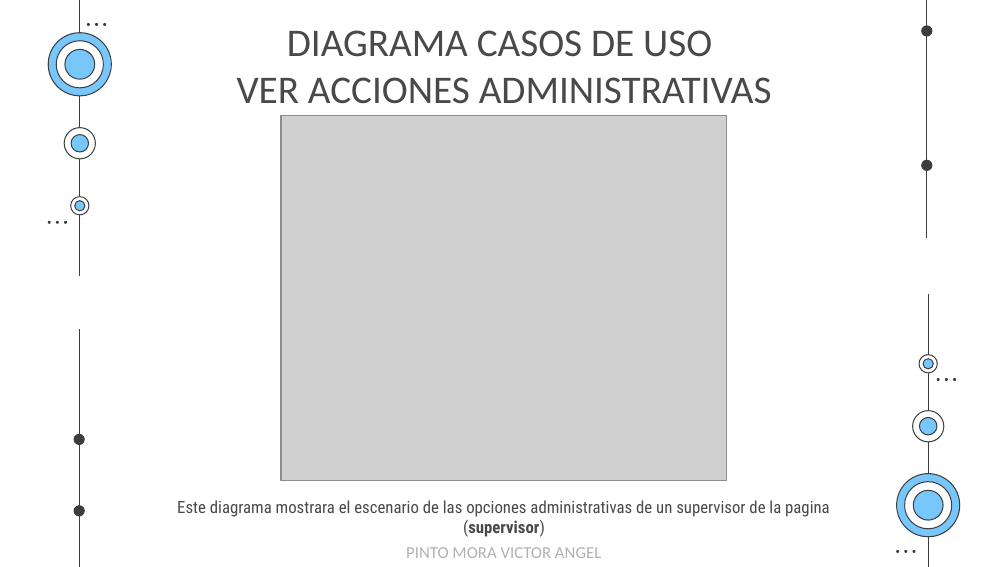
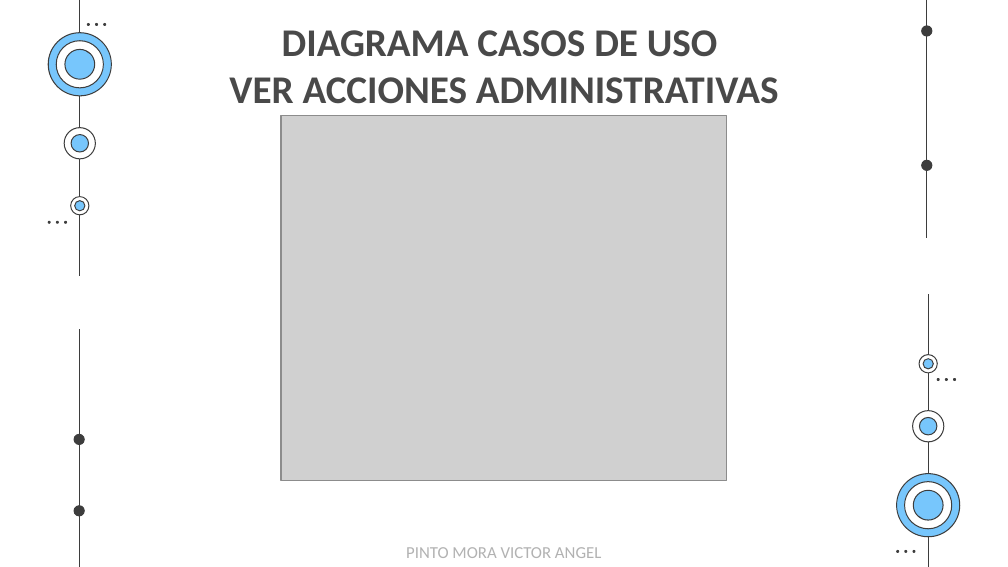
Before and after one commit to EgCooper/Mxt-Technology, a slide deck: slide 34 of Documentacion/Mxt-Technology Presentacion.pptx (slide 33 before the commit). Drawn at 1008x567 pixels with LibreOffice and Linux fonts; fonts in the diff are those of the drawing; grey boxes stand for pictures. Boxes give left, top, right and bottom in pixels: in the first picture for what was removed or moved away, otherwise in the second. Text is boxed around its words. In the diff, an @@ line names an element or a change of style, - is before the commit and + after.

```diff
--- a/Documentacion/Mxt-Technology Presentacion.pptx
+++ b/Documentacion/Mxt-Technology Presentacion.pptx
@@ title "DIAGRAMA CASOS DE USO VER ..." at [229, 30, 779, 104]: bold on @@
@@ text removed at [177, 500, 830, 537] @@
-Este diagrama mostrara el escenario de las opciones administrativas de un supervisor de la pagina (supervisor)
```
Also in this commit, not shown: 43 other slides changed, 1 slide added, 12 slides removed, 1 other file.
